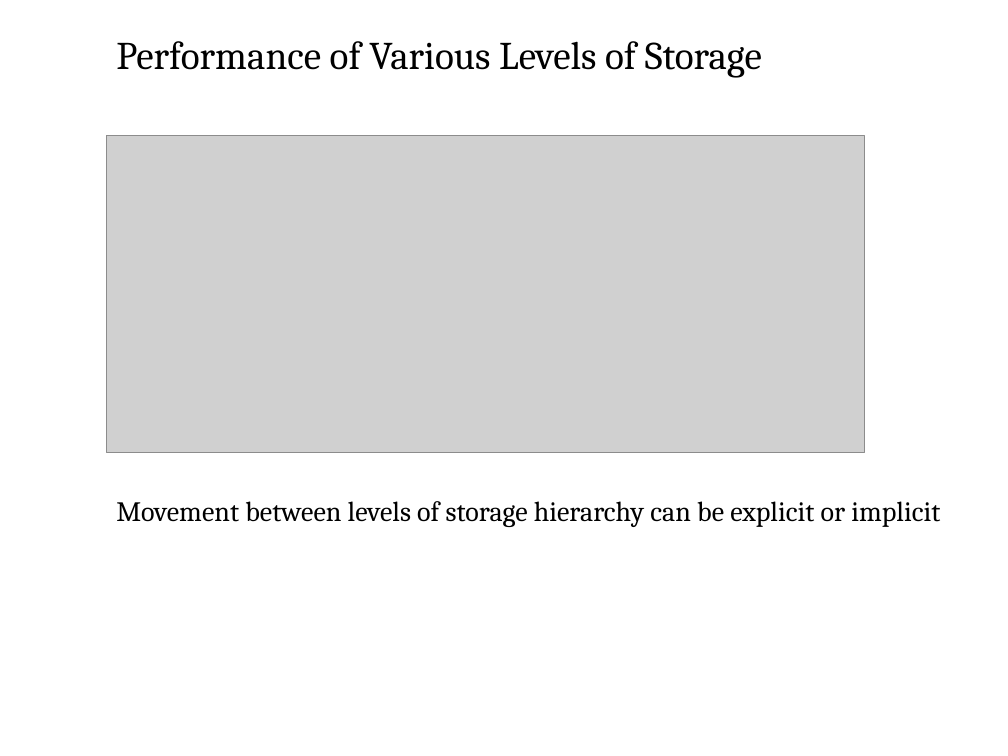
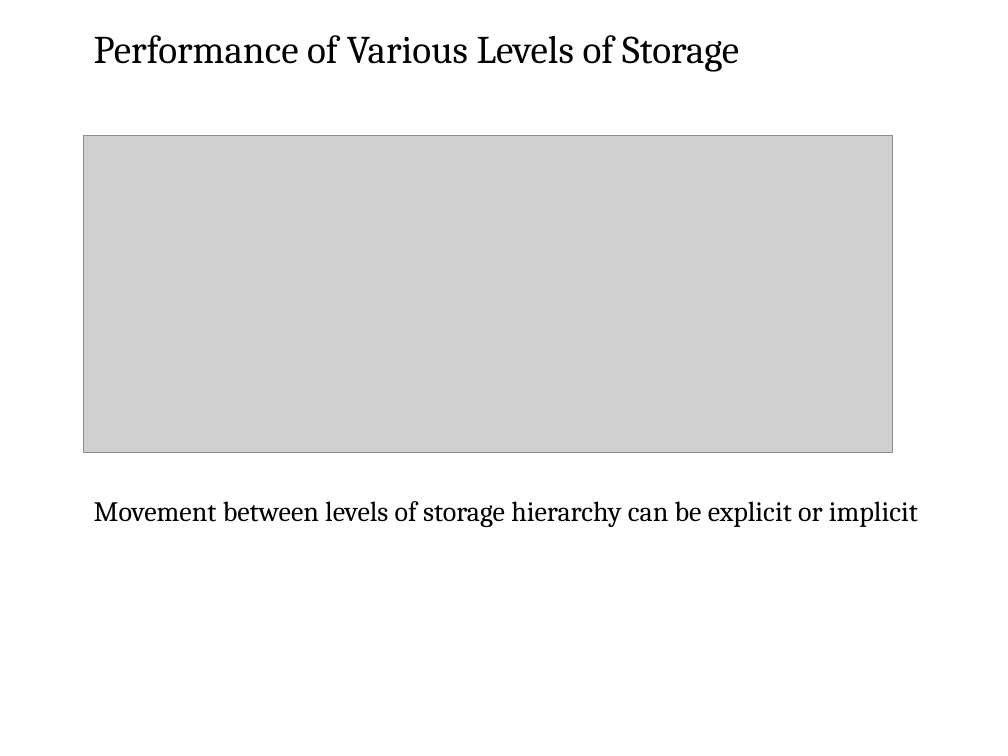
Before and after one commit to josiahkeaton/Training-Materials, a slide deck: slide 40 of Software Testing/Fundamentals of Computer & OS Concepts/ch1.ppt. Drawn at 1008x756 pixels with LibreOffice and Linux fonts; fonts in the diff are those of the drawing; grey boxes stand for pictures; background and template pictures are left out. Boxes give left, top, right and bottom in pixels: in the first picture for what was removed or moved away, otherwise in the second. Text is boxed around its words. In the diff, an @@ line names an element or a change of style, - is before the commit and + after.

```diff
--- a/Software Testing/Fundamentals of Computer & OS Concepts/ch1.ppt
+++ b/Software Testing/Fundamentals of Computer & OS Concepts/ch1.ppt
@@ title "Performance of Various Levels of ...": place and size @@
-title "Performance of Various Levels of ..." at [116, 41, 762, 78]
+title "Performance of Various Levels of ..." at [94, 35, 739, 72]
@@ picture: place and size @@
-picture at [106, 136, 864, 453]
+picture at [84, 136, 892, 453]
@@ text "Movement between levels of storage ...": place and size @@
-text "Movement between levels of storage ..." at [116, 501, 940, 527]
+text "Movement between levels of storage ..." at [94, 501, 918, 527]
```
Also in this commit, not shown: 31 other slides changed, 24 other files.
